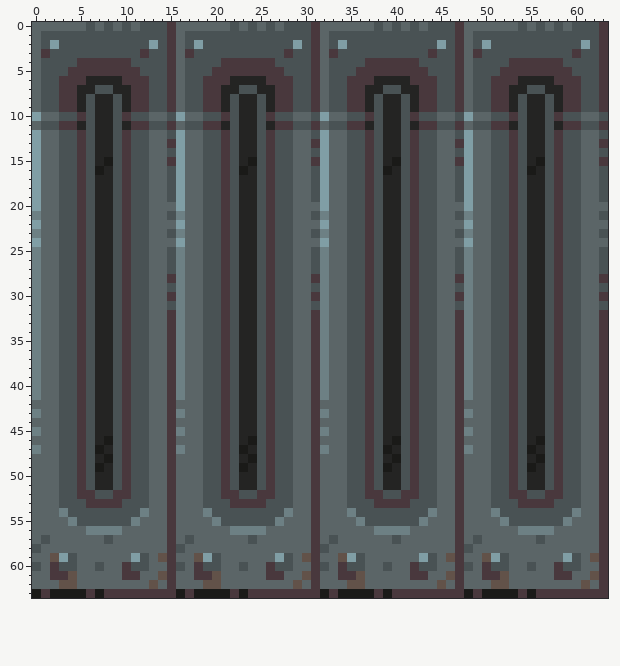
File history of a pixel-art sprite, src/assets/tilesets/tech/grate.png. That is the earlier state.
The file is 64x64 pixels. Pixels under 10% opacity are left out. Colours within 5 levels of each other are drawn and written as one.
New version:
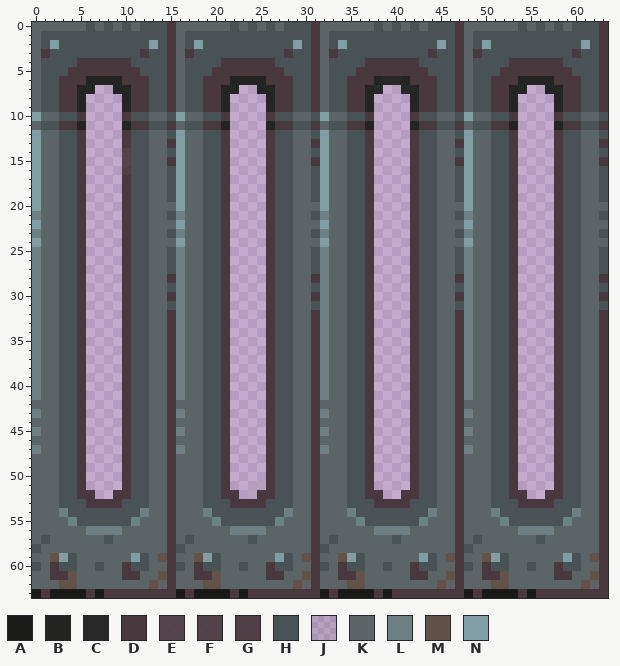
Palette (. is transparent): A #1a1a18  B #242423  C #242423f7  D #49383d  E #49383de1  F #49383de9  G #49383df0  H #495254  J #4952541b  K #5b6567  L #6d8084  M #625249  N #809ea5
Changes in this commit:
y 6: x 39..40 BB -> CC
y 7: x 7..8 HH -> ..; x 23..24 HH -> ..; x 38..41 BHHB -> C..C; x 55..56 HH -> ..
y 8..13: x 6..9 HBBH -> ....; x 22..25 HBBH -> ....; x 38..41 HBBH -> ....; x 54..57 HBBH -> ....
y 14: x 6..10 HBBHD -> ....F; x 22..25 HBBH -> ....; x 38..41 HBBH -> ....; x 54..57 HBBH -> ....
y 15: x 6..10 HBAHD -> ....E; x 22..25 HBAH -> ....; x 38..41 HBAH -> ....; x 54..57 HBAH -> ....
y 16: x 6..10 HABHD -> ....G; x 22..25 HABH -> ....; x 38..41 HABH -> ....; x 54..57 HABH -> ....
y 17..45: x 6..9 HBBH -> ....; x 22..25 HBBH -> ....; x 38..41 HBBH -> ....; x 54..57 HBBH -> ....
y 46: x 6..9 HBAH -> ....; x 22..25 HBAH -> ....; x 38..41 HBAH -> ....; x 54..57 HBAH -> ....
y 47: x 6..9 HABH -> ....; x 22..25 HABH -> ....; x 38..41 HABH -> ....; x 54..57 HABH -> ....
y 48: x 6..9 HBAH -> ....; x 22..25 HBAH -> ....; x 38..41 HBAH -> ....; x 54..57 HBAH -> ....
y 49: x 6..9 HABH -> ....; x 22..25 HABH -> ....; x 38..41 HABH -> ....; x 54..57 HABH -> ....
y 50: x 6..9 HBBH -> ....; x 22..25 HBBH -> ....; x 38..41 HBBH -> ....; x 54..57 HBBH -> ....
y 51: x 6..9 HBBH -> ....; x 22..25 HBBH -> ...J; x 38..41 HBBH -> ....; x 54..57 HBBH -> ....
y 52: x 7..8 HH -> ..; x 23..24 HH -> .J; x 39..40 HH -> ..; x 55..56 HH -> ..
Changed places in both pictures, as pixel boxes (x1, y1, x2, y2):
changed: (374, 76, 410, 499)
changed: (86, 85, 131, 499)
changed: (230, 85, 266, 499)
erased: (518, 85, 554, 499)
